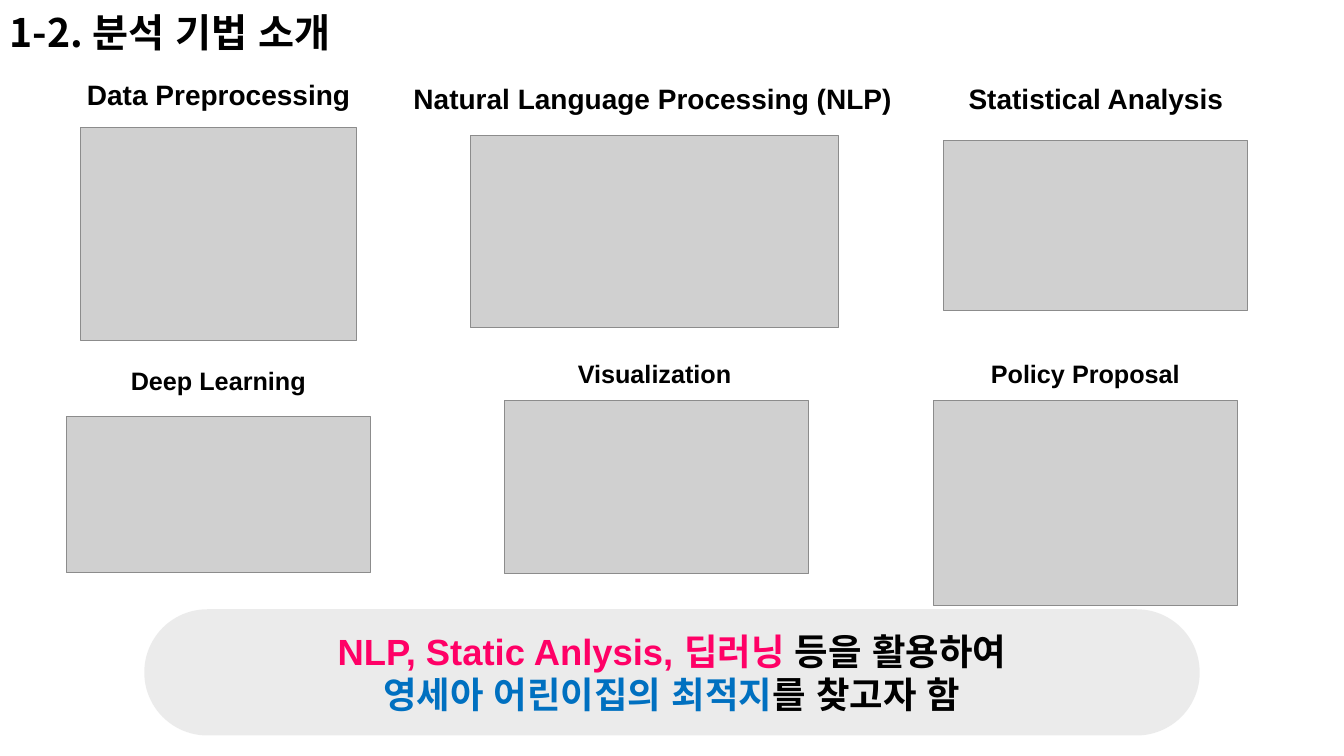
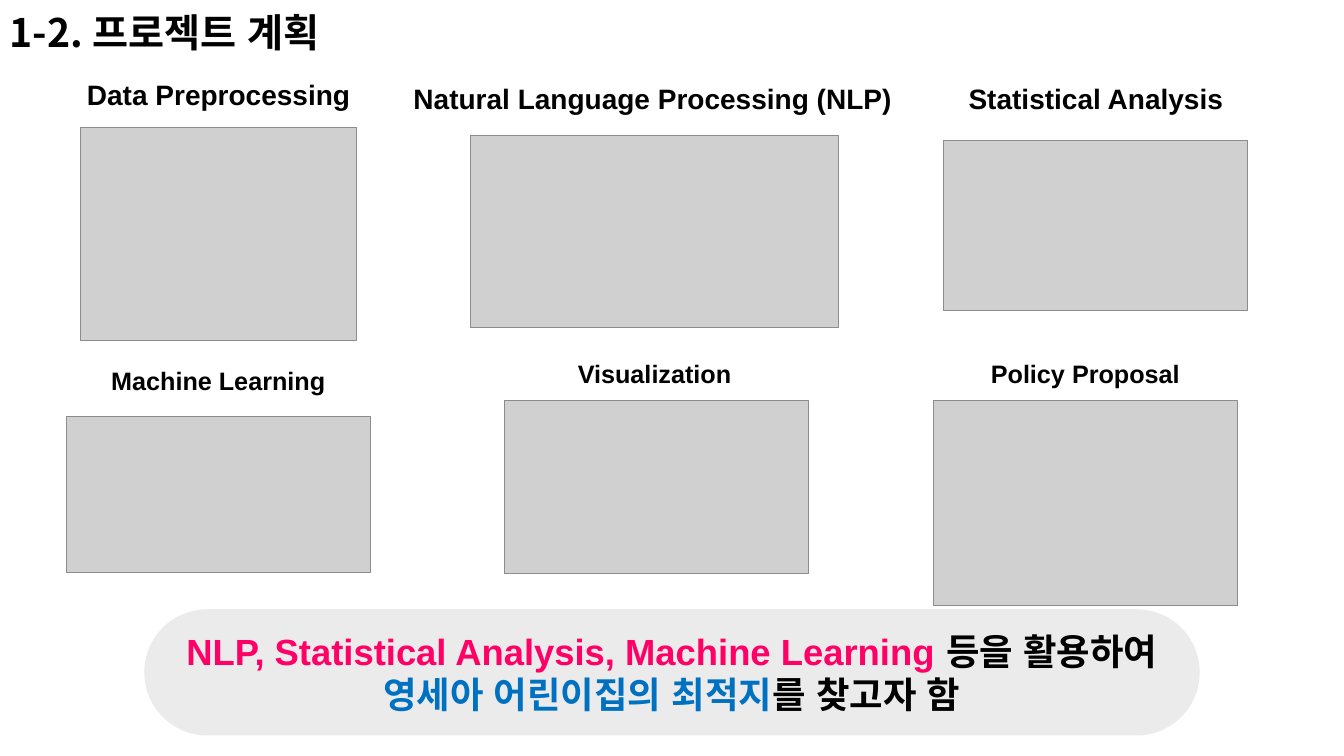
Before and after one commit to Blockhead4/R-Project, a slide deck: slide 8 of 통계 빅데이터 공모전_2019/ppt/주제발표(1조)_JWP.pptx. Drawn at 1344x756 pixels with LibreOffice and Linux fonts; fonts in the diff are those of the drawing; grey boxes stand for pictures. Boxes give left, top, right and bottom in pixels: in the first picture for what was removed or moved away, otherwise in the second. Text is boxed around its words. In the diff, an @@ line names an element or a change of style, - is before the commit and + after.

```diff
--- a/통계 빅데이터 공모전_2019/ppt/주제발표(1조)_JWP.pptx
+++ b/통계 빅데이터 공모전_2019/ppt/주제발표(1조)_JWP.pptx
@@ text at bbox=[10, 14, 319, 51]: text changed @@
-1-2. 분석 기법 소개
+1-2. 프로젝트 계획
@@ text at bbox=[111, 371, 325, 395]: text changed @@
-Deep Learning
+Machine Learning
@@ text in rounded rectangle at bbox=[186, 634, 1157, 672]: text changed @@
-NLP, Static Anlysis, 딥러닝 등을 활용하여
+NLP, Statistical Analysis, Machine Learning 등을 활용하여
```
Also in this commit, not shown: 2 other slides changed, 5 other files.
